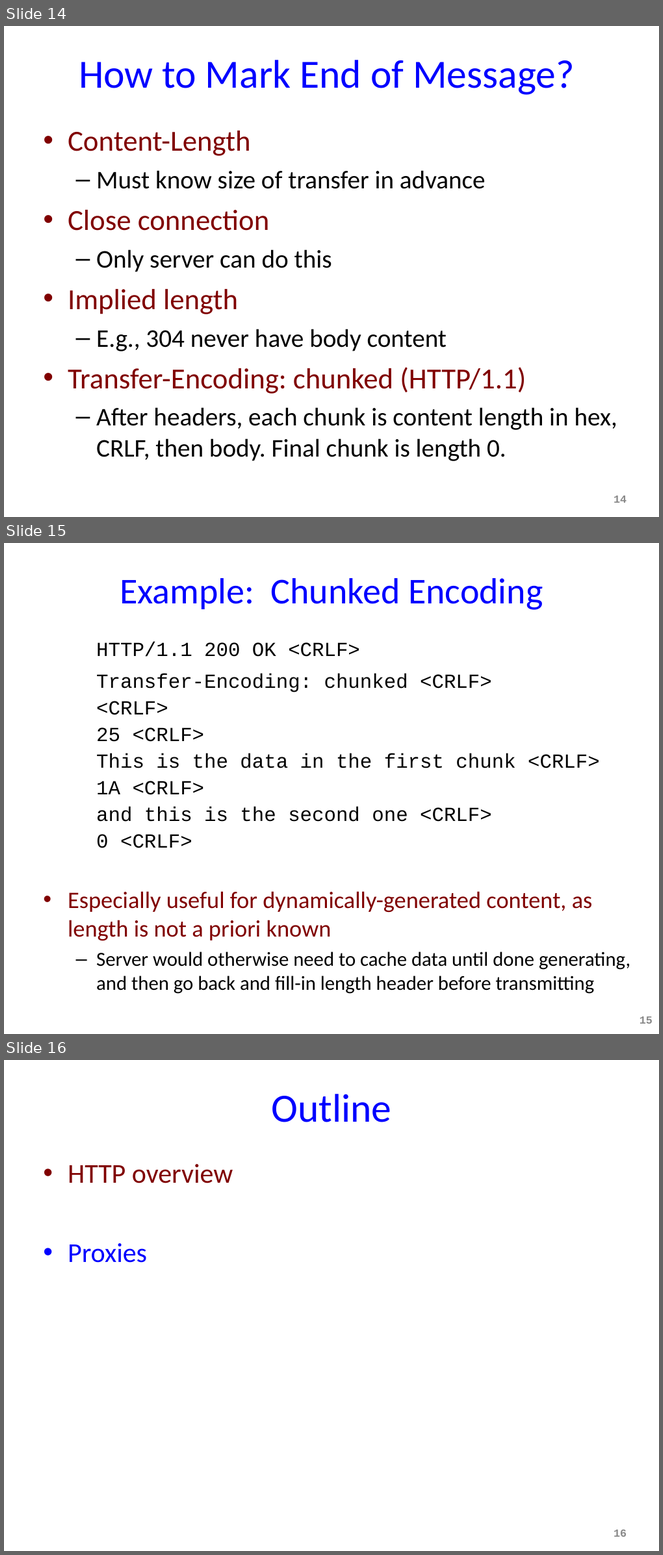
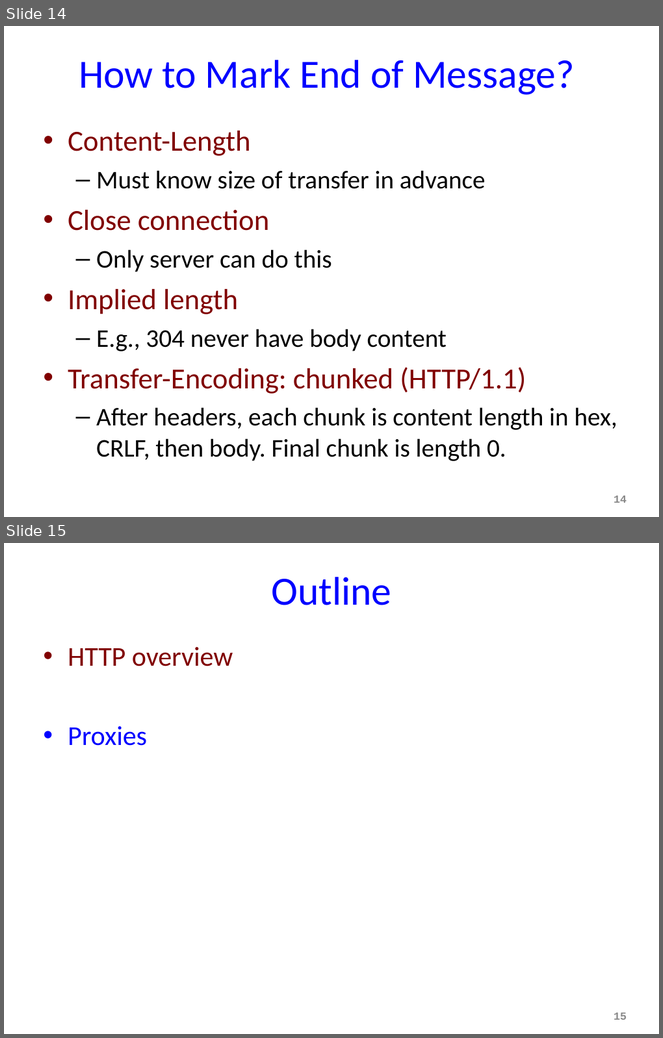
Before and after one commit to sepehrabdous/Computer_Networks_Spring21, a slide deck: assignment1/slides/a1-http.ppt. Shown one above the other, each under a label of ours: slides 14, 15 and 16 before the commit, slides 14 and 15 after it. The pictures are 663x1555 and 663x1038 pixels, drawn with LibreOffice and Linux fonts; fonts in the diff are those of the drawing. Boxes give left, top, right and bottom in pixels: in the first picture for what was removed or moved away, otherwise in the second. Text is boxed around its words. In the diff, an @@ line names an element or a change of style, - is before the commit and + after.

```diff
--- a/assignment1/slides/a1-http.ppt
+++ b/assignment1/slides/a1-http.ppt
@@ slide 15 removed at <box>4,543,659,1034</box>, background #FFFFFF @@
@@ title removed at <box>120,578,543,610</box> @@
-Example: Chunked Encoding
@@ text removed at <box>68,642,631,994</box> @@
-  HTTP/1.1 200 OK <CRLF>
-  Transfer-Encoding: chunked <CRLF>
-  <CRLF>
-  25 <CRLF>
-  This is the data in the first chunk <CRLF>
-  1A <CRLF>
-  and this is the second one <CRLF>
-  0 <CRLF>
-• Especially useful for dynamically-generated content, as length is not a priori known
-  – Server would otherwise need to cache data until done generating, and then go back and fill-in length header before transmitting
@@ page number removed at <box>640,1017,653,1024</box> @@
-15
@@ what was slide 16 is now slide 15 @@
```
Also in this commit, not shown: 1 slide changed, 1 other file.
